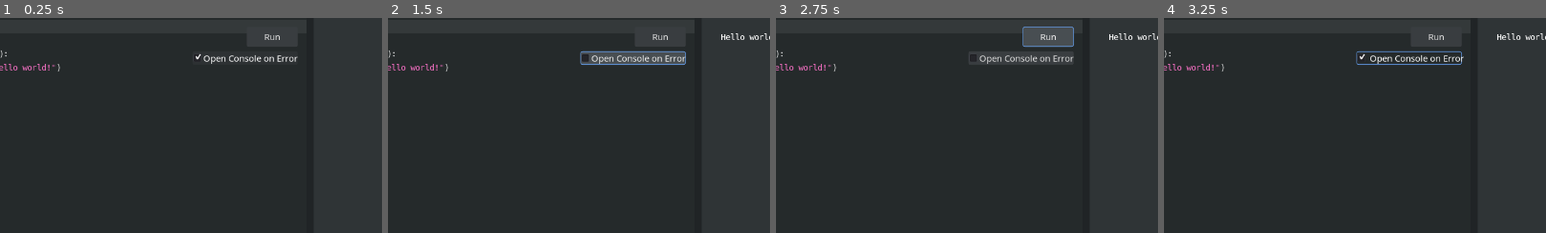
Above: before the commit, frames 1-4 (left to right).
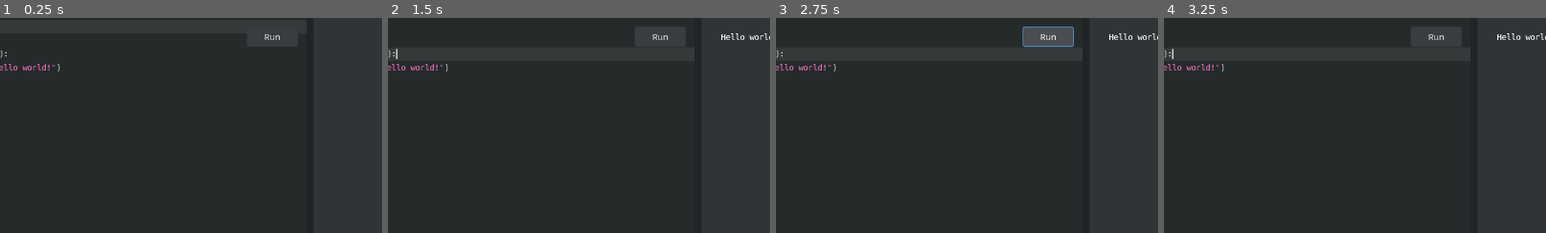
Above: after the commit, the same moments.

Repository: gdscript-online/gdscript-online.github.io
Game: Godot game, scene res://main.tscn
The game is run twice, just before and just after one commit, with the same random seed, the same clock (stepped at 60 frames per second) and the same inputs.
Inputs (mouse positions are % of the whole screen's width and height, from its top left):
- Up to frame 1 (0.25 s): no input
- Up to frame 2 (1.5 s): click "Run" at 0.5 s; click (43, 9) at 1.25 s, where only the run before the commit has a clickable "Open Console on Error"
- Up to frame 3 (2.75 s): click "Run" at 2 s
- Up to frame 4 (3.25 s): click (43, 9) at 2.75 s, where only the run before the commit has a clickable "Open Console on Error"
The pictures show only the part of the screen within x 11-61%, y 0-50%; the shares and areas given below are measured in that part.

The runs differ from the first frame. In frame 1, 0.5% of the frame differs, in the area x 51-78%, y 16-22%; in frame 2, 1.1%, in the area x 2-78%, y 14-22%; in frame 3, 0.4%; in frame 4, 0.7%.

Commit message:
Revert "Open browser console on error by default"
This is not possible for security reasons:
https://stackoverflow.com/questions/22004831/how-to-open-browsers-javascript-console-programmatically

This reverts commit 286d97dd78173dc96c68cd0891f17c756043ea3a.

Diff:
--- a/main.tscn
+++ b/main.tscn
@@ -75,17 +75,6 @@
 "_edit_use_anchors_": false
 }
 
-[node name="OpenConsoleOnError" type="CheckBox" parent="HSplitContainer/VBoxContainer/ScriptEditor"]
-margin_left = 465.0
-margin_top = 56.0
-margin_right = 641.0
-margin_bottom = 78.0
-pressed = true
-text = "Open Console on Error"
-__meta__ = {
-"_edit_use_anchors_": false
-}
-
 [node name="OutputPanel" type="PanelContainer" parent="HSplitContainer"]
 margin_left = 668.0
 margin_right = 1280.0
--- a/script_editor.gd
+++ b/script_editor.gd
@@ -4,7 +4,6 @@
 
 onready var error_label: Label = $"../../OutputPanel/ErrorLabel"
 onready var output_panel: RichTextLabel = $"../../OutputPanel/RichTextLabel"
-onready var open_console_on_error: CheckBox = $OpenConsoleOnError
 
 # The printing functions to create.
 const PRINT_FUNCS = {
@@ -199,11 +198,6 @@
 		get_tree().get_root().add_child(run_context)
 		# Clean up once the script is done running.
 		run_context.queue_free()
-	elif open_console_on_error.pressed:
-		if OS.has_feature("JavaScript"):
-			JavaScript.eval("debugger;")
-		else:
-			print("Not opening console on error because the platform doesn't support evaluating JavaScript code.")
 
 
 func _gui_input(event: InputEvent) -> void:
